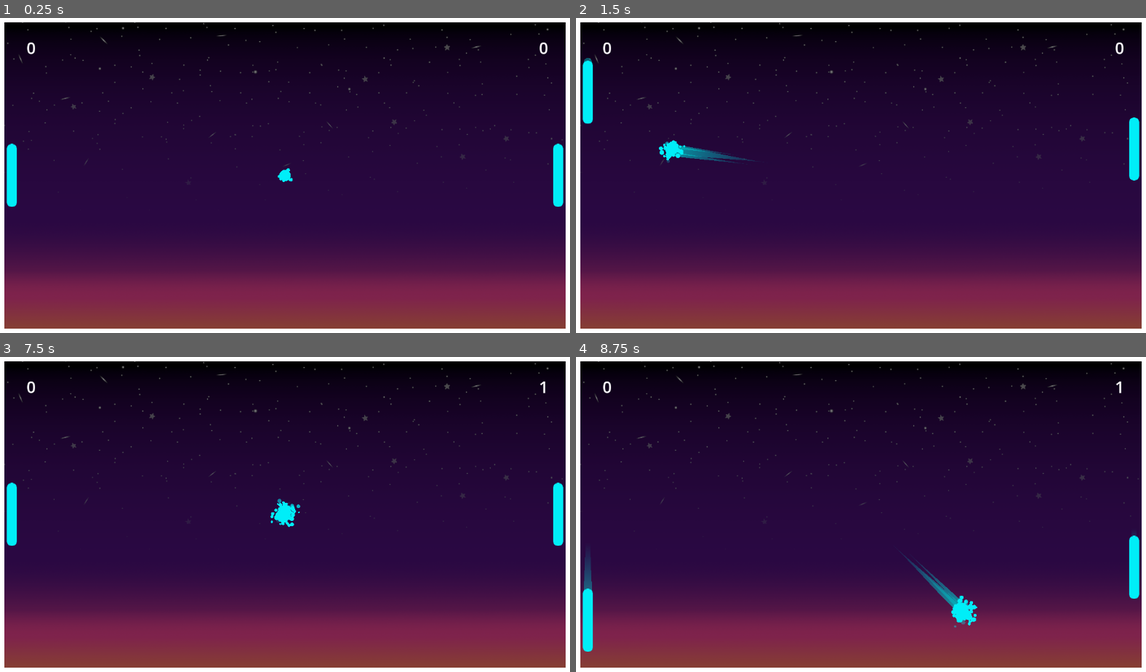
Above: before the commit, frames 1-4 (two rows, left to right).
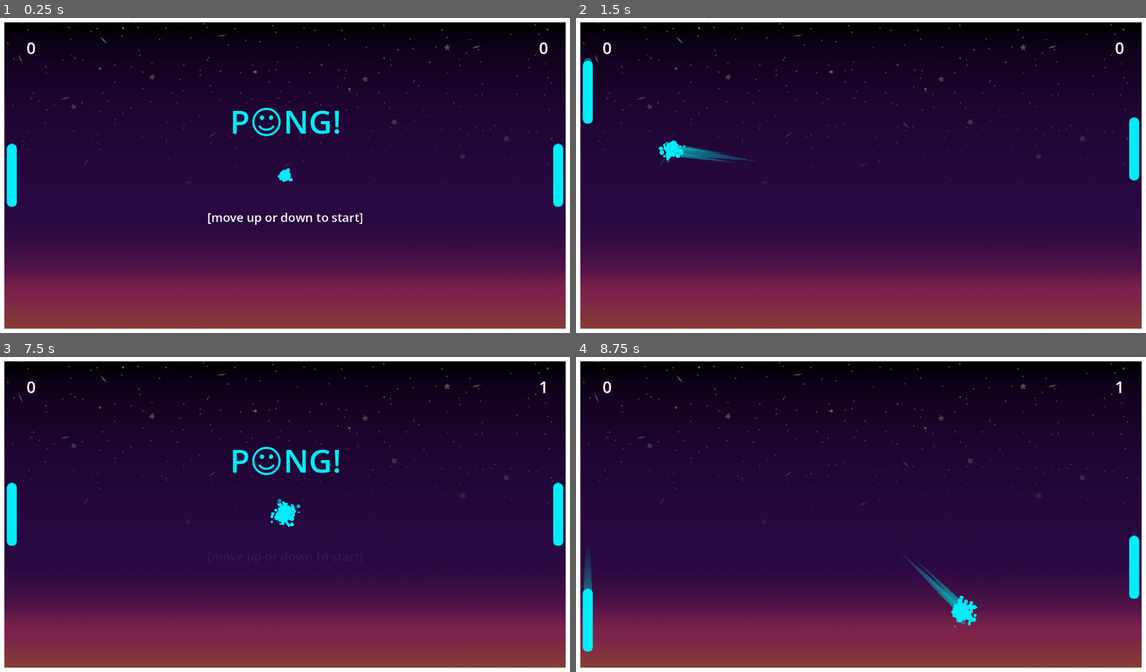
Above: after the commit, the same moments.

Repository: Jcodefox/Fox-Pong
Game: Godot game, scene res://scenes/main_scene.tscn
Same seed, same stepped clock (60 frames per second), same inputs: the game is played once before the commit and once after it.
Inputs:
- Up to frame 1 (0.25 s): no input
- Up to frame 2 (1.5 s): hold W (p1_up) 0.53-1.28 s; hold S (p1_down) from 1.28 s (still down)
- Up to frame 3 (7.5 s): release S (p1_down) at 2.03 s; hold W (p1_up) 2.03-3.53 s; hold S (p1_down) 3.53-5.78 s; hold W (p1_up) from 5.78 s (still down)
- Up to frame 4 (8.75 s): release W (p1_up) at 8.03 s; hold S (p1_down) from 8.03 s (still down)

The runs differ from the first frame. In frame 1, 1.0% of the frame differs, in the area x 36-64%, y 28-66%; in frame 2, nothing differs; in frame 3, 0.6%; in frame 4, nothing differs.

Commit message:
Add main menu

Diff:
--- a/scenes/main_scene.tscn
+++ b/scenes/main_scene.tscn
@@ -46,6 +46,46 @@
 text = "0"
 horizontal_alignment = 2
 
+[node name="MainMenu" type="CanvasLayer" parent="." unique_id=461359582]
+
+[node name="Label" type="Label" parent="MainMenu" unique_id=1490335591]
+anchors_preset = 8
+anchor_left = 0.5
+anchor_top = 0.5
+anchor_right = 0.5
+anchor_bottom = 0.5
+offset_left = -94.5
+offset_top = -152.0
+offset_right = 97.5
+offset_bottom = -64.0
+grow_horizontal = 2
+grow_vertical = 2
+theme_override_colors/font_color = Color(0, 0.93333334, 0.972549, 1)
+theme_override_font_sizes/font_size = 64
+text = "P☺NG!"
+horizontal_alignment = 1
+vertical_alignment = 1
+
+[node name="RichTextLabel" type="RichTextLabel" parent="MainMenu" unique_id=1699098342]
+custom_minimum_size = Vector2(1013, 0)
+anchors_preset = 8
+anchor_left = 0.5
+anchor_top = 0.5
+anchor_right = 0.5
+anchor_bottom = 0.5
+offset_left = -20.0
+offset_top = 63.0
+offset_right = 20.0
+offset_bottom = 103.0
+grow_horizontal = 2
+grow_vertical = 2
+size_flags_horizontal = 4
+theme_override_font_sizes/normal_font_size = 24
+bbcode_enabled = true
+text = "[pulse  freq=1.5 ease=-10.0 color=#ffffff10][move up or down to start][/pulse]"
+horizontal_alignment = 1
+vertical_alignment = 1
+
 [node name="Ball" parent="." unique_id=535890320 node_paths=PackedStringArray("camera") instance=ExtResource("1_0f027")]
 position = Vector2(576, 324)
 camera = NodePath("../Camera2D")
--- a/scripts/gameplay_manager.gd
+++ b/scripts/gameplay_manager.gd
@@ -6,3 +6,4 @@
 func _process(_delta: float) -> void:
 	%P1Score.text = str(p1_score)
 	%P2Score.text = str(p2_score)
+	$MainMenu.visible = not $Ball.in_play
